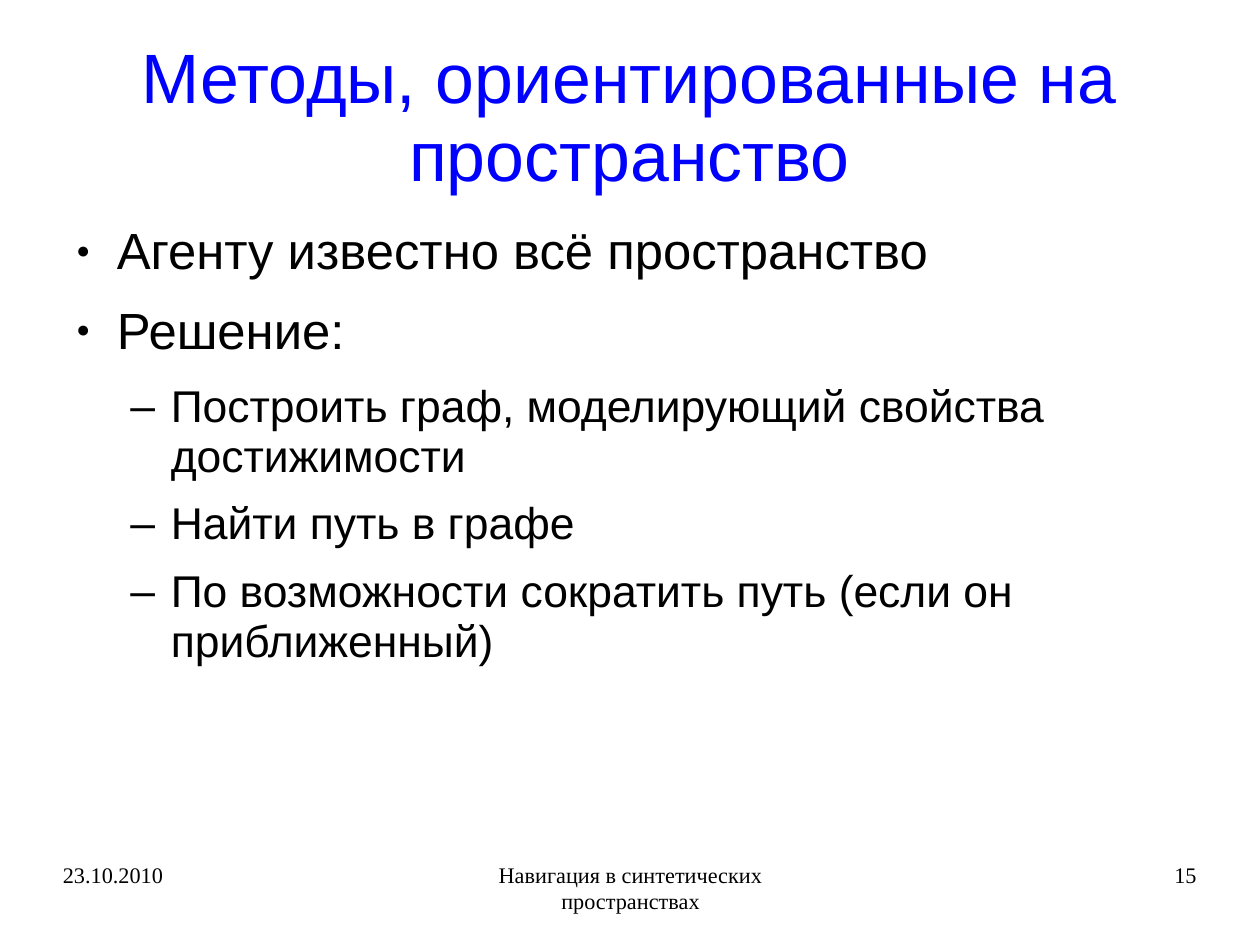
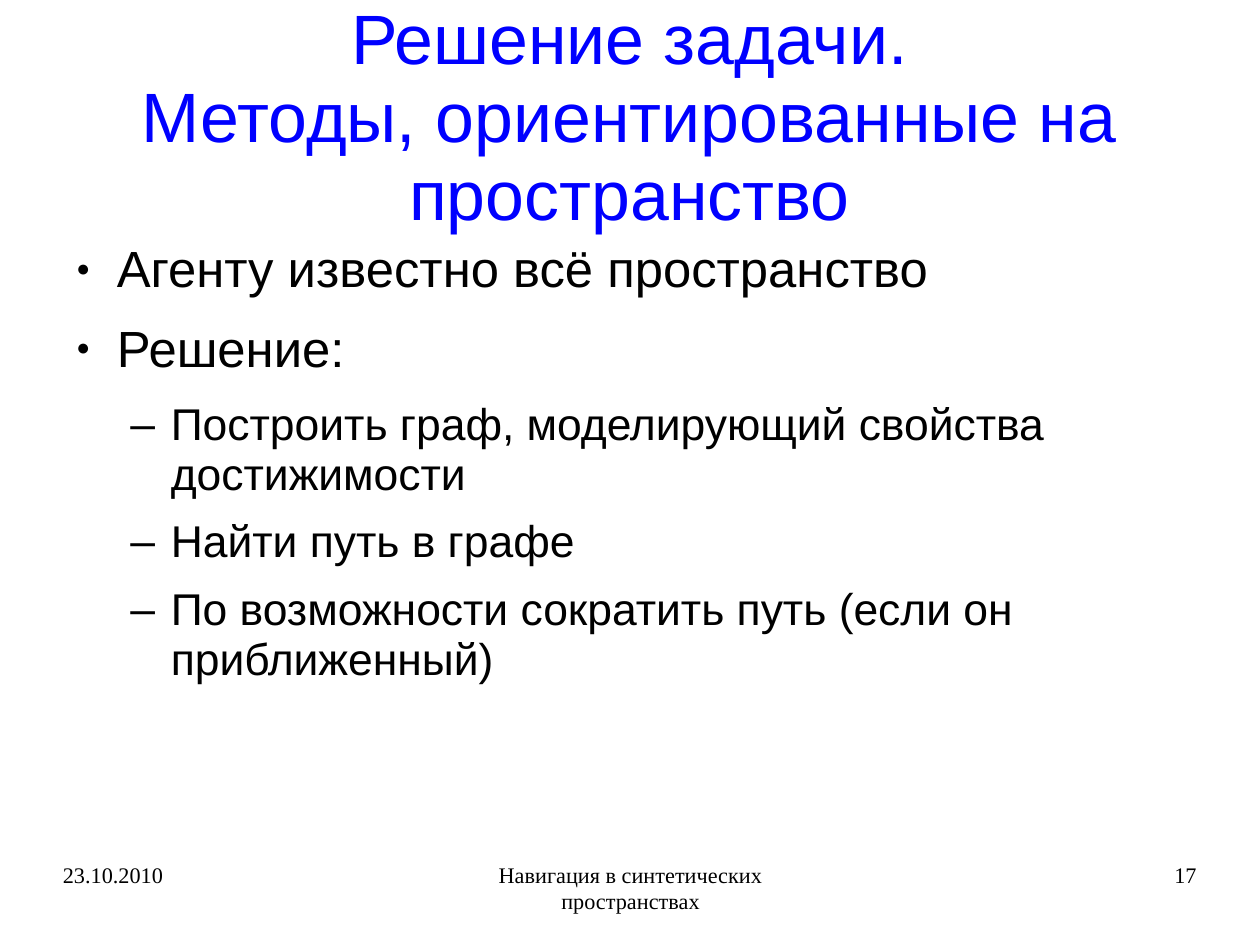
Before and after one commit to rutsky/semester09, a slide deck: slide 17 of Artificial_intelligence/Navigation_in_synthetic_space/50572_Rutsky_Navigation_in_synthetic_space.ppt (slide 15 before the commit). Drawn at 1260x945 pixels with LibreOffice and Linux fonts; fonts in the diff are those of the drawing. Boxes give left, top, right and bottom in pixels: in the first picture for what was removed or moved away, otherwise in the second. Text is boxed around its words. In the diff, an @@ line names an element or a change of style, - is before the commit and + after.

```diff
--- a/Artificial_intelligence/Navigation_in_synthetic_space/50572_Rutsky_Navigation_in_synthetic_space.ppt
+++ b/Artificial_intelligence/Navigation_in_synthetic_space/50572_Rutsky_Navigation_in_synthetic_space.ppt
@@ title at <box>142,16,1116,233</box>: text changed @@
-Методы, ориентированные на пространство
+Решение задачи.
+Методы, ориентированные на пространство
@@ text "Агенту известно всё пространство": place and size @@
-text "Агенту известно всё пространство" at <box>117,234,1044,666</box>
+text "Агенту известно всё пространство" at <box>117,252,1044,684</box>
@@ page number at <box>1174,868,1196,883</box>: text changed @@
-15
+17
```
Also in this commit, not shown: 19 other slides changed, 4 slides added, 2 other files.
